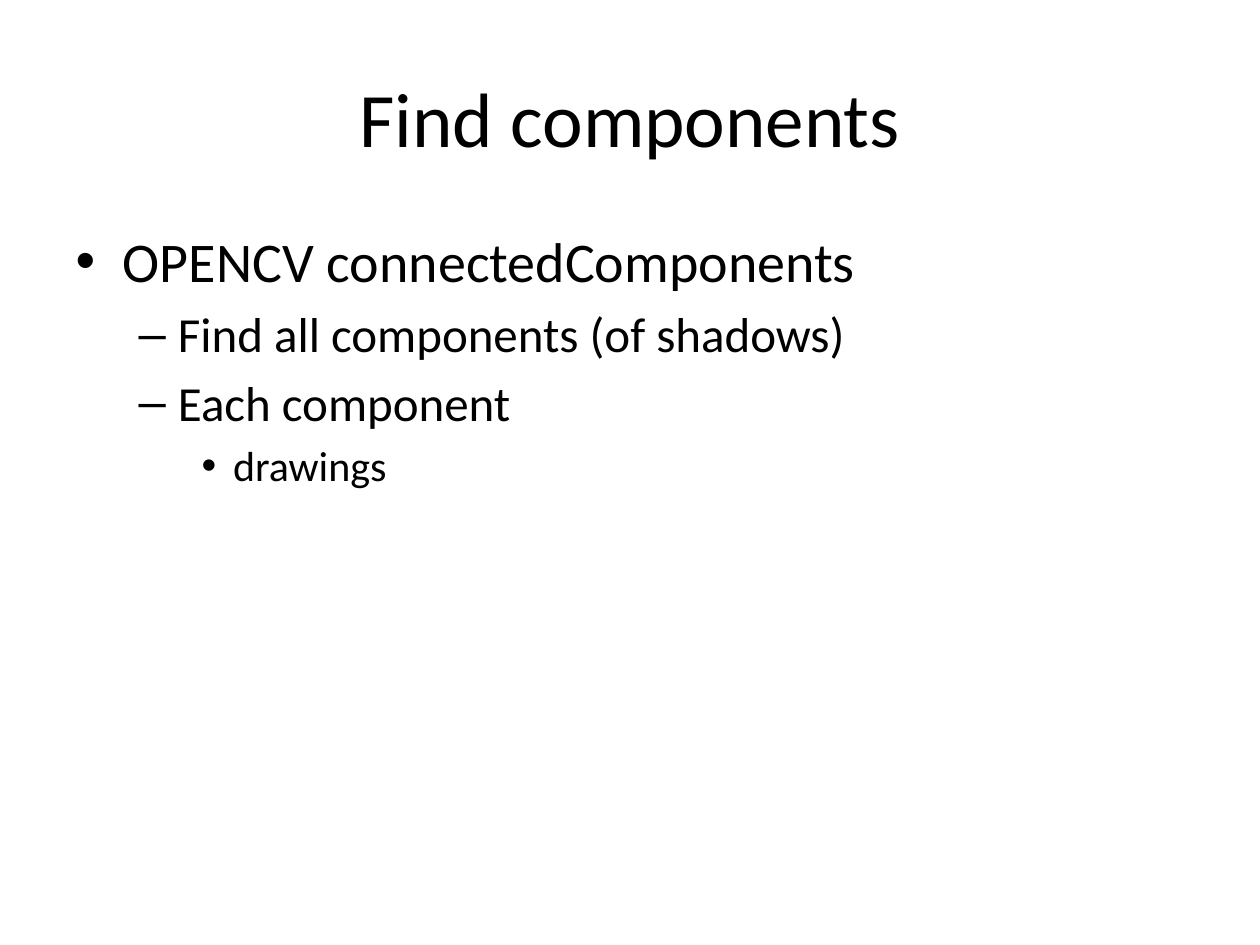
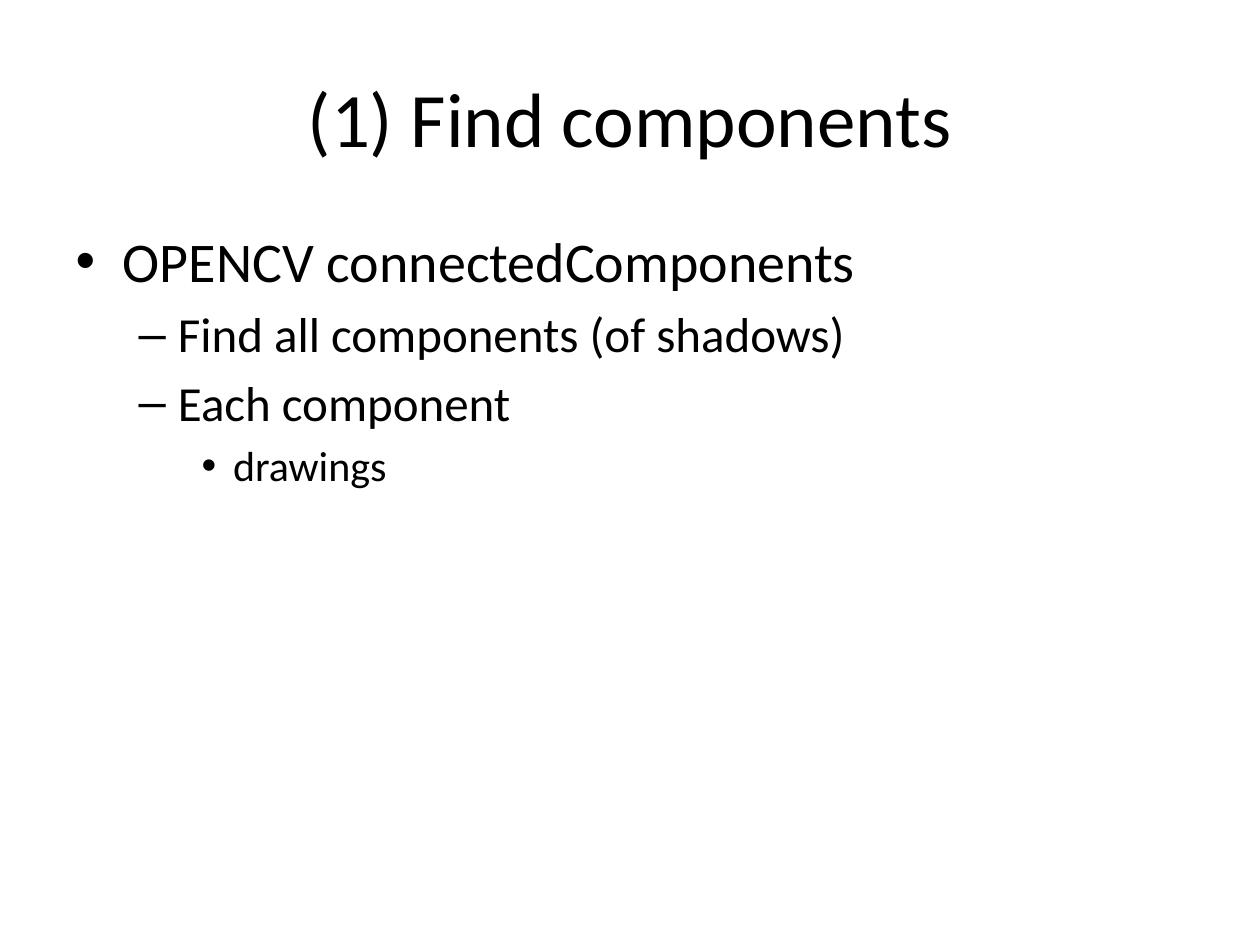
Before and after one commit to myIMT/ConsoleApplication5, a slide deck: slide 3 of ConsoleApplication5/20170118_POA.pptx. Drawn at 1260x945 pixels with LibreOffice and Linux fonts; fonts in the diff are those of the drawing. Boxes give left, top, right and bottom in pixels: in the first picture for what was removed or moved away, otherwise in the second. Text is boxed around its words. In the diff, an @@ line names an element or a change of style, - is before the commit and + after.

```diff
--- a/ConsoleApplication5/20170118_POA.pptx
+++ b/ConsoleApplication5/20170118_POA.pptx
@@ title at [308, 91, 951, 160]: text changed @@
-Find components
+(1) Find components
```
Also in this commit, not shown: 3 other slides changed, 1 slide added, 3 other files.
